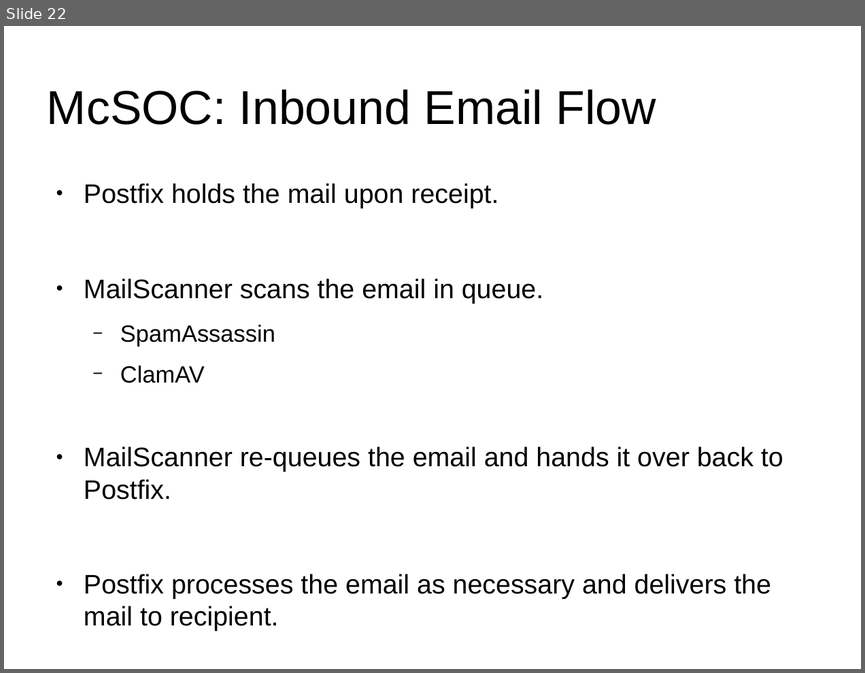
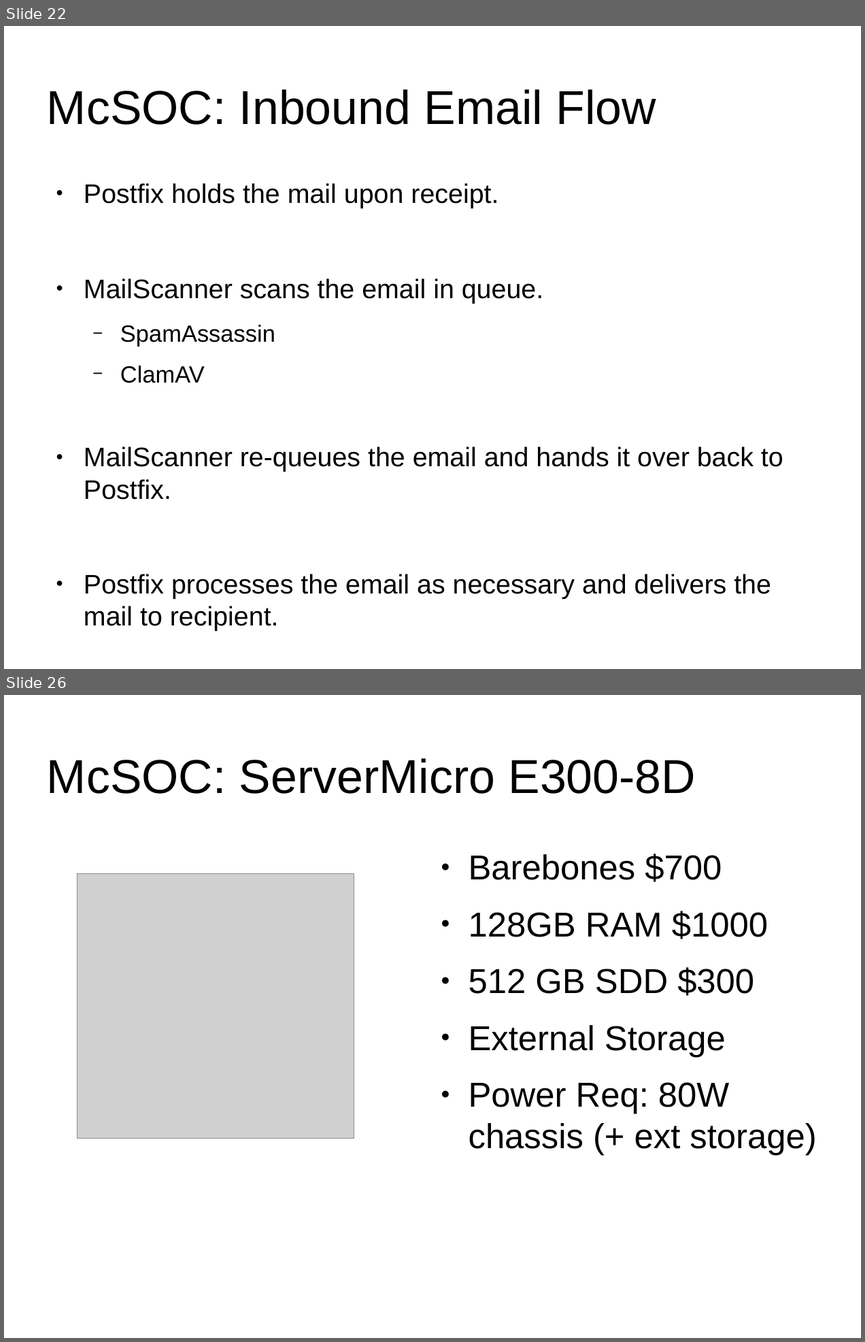
Before and after one commit to cyberxml/mcsoc, a slide deck: docs/McSOC Presentation.odp. Shown one above the other, each under a label of ours: slide 22 before the commit, slides 22 and 26 after it; the slides between them are not shown. The pictures are 865x673 and 865x1342 pixels, drawn with LibreOffice and Linux fonts; fonts in the diff are those of the drawing; grey boxes stand for pictures. Boxes give left, top, right and bottom in pixels: in the first picture for what was removed or moved away, otherwise in the second. Text is boxed around its words. In the diff, an @@ line names an element or a change of style, - is before the commit and + after.

```diff
--- a/docs/McSOC Presentation.odp
+++ b/docs/McSOC Presentation.odp
@@ slide 26 added at box(4, 695, 861, 1338), background #FFFFFF @@
@@ title added at box(47, 758, 696, 794), 44 pt, text #000000 @@
+McSOC: ServerMicro E300-8D
@@ text added at box(468, 853, 816, 1155), 32 pt, text #000000 @@
+● Barebones $700
+● 128GB RAM $1000
+● 512 GB SDD $300
+● External Storage
+● Power Req: 80W chassis (+ ext storage)
@@ picture added at box(77, 874, 354, 1138) @@
```
Also in this commit, not shown: 4 other slides added, 21 other files.
